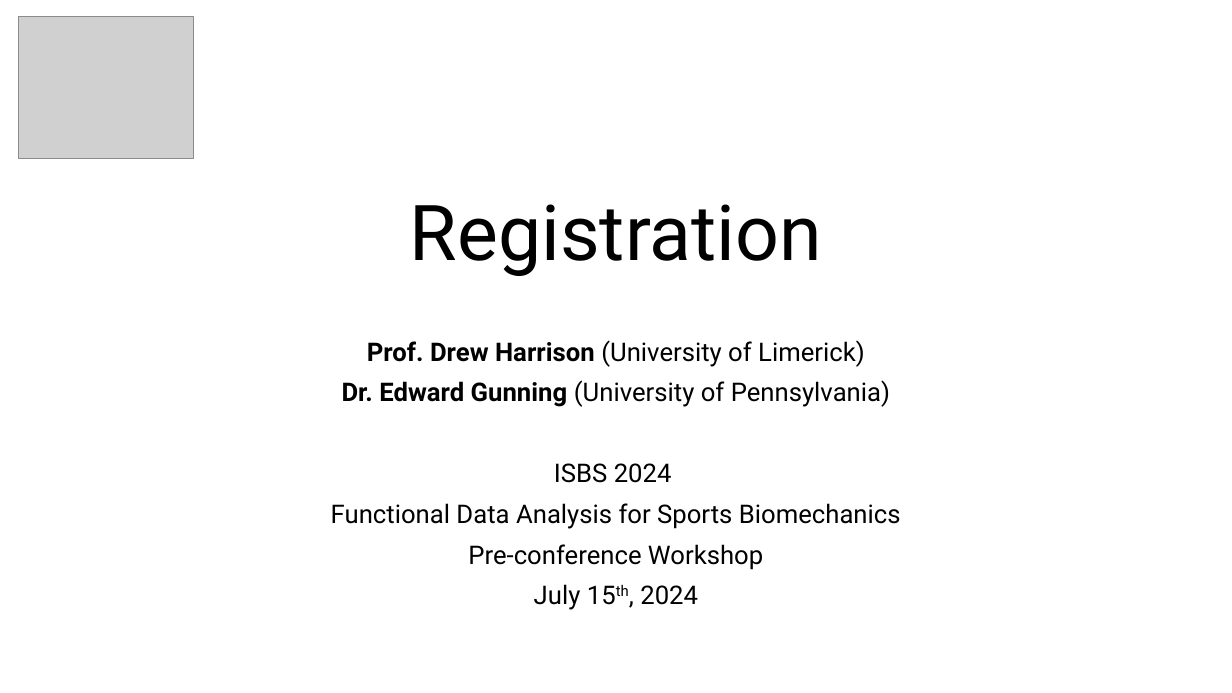
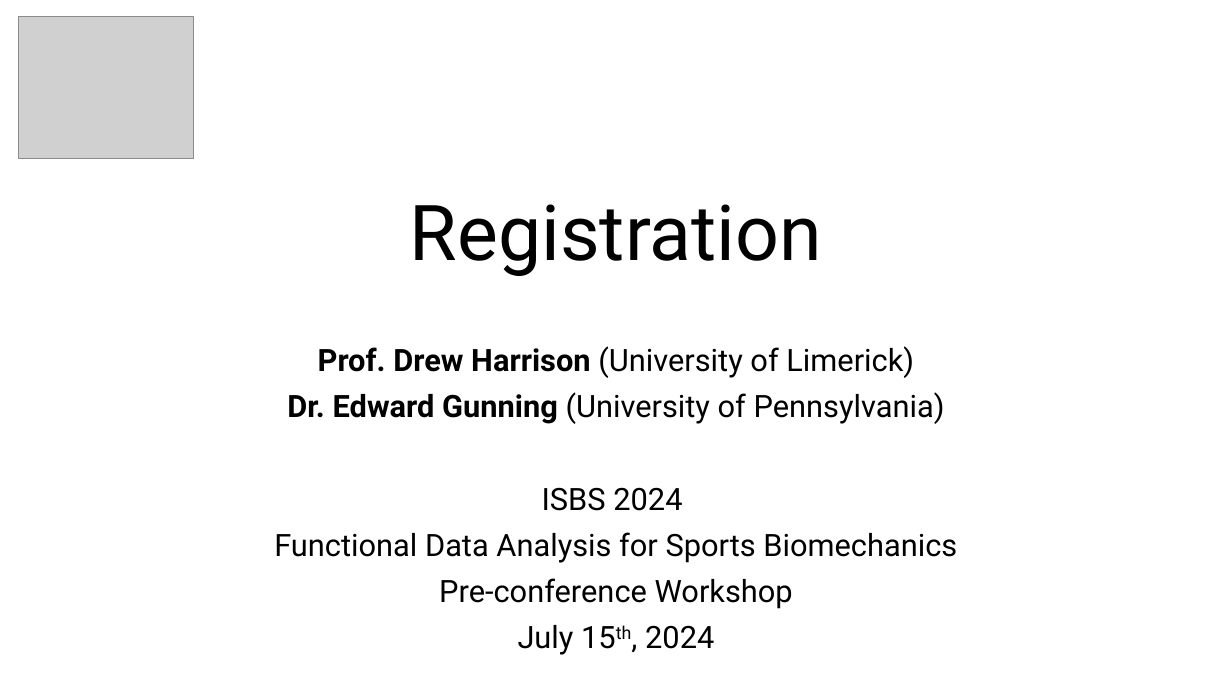
Before and after one commit to edwardgunning/ISBS-Short-Course, a slide deck: slide 1 of slides/03-registration.pptx. Drawn at 1232x693 pixels with LibreOffice and Linux fonts; fonts in the diff are those of the drawing; grey boxes stand for pictures; background and template pictures are left out. Boxes give left, top, right and bottom in pixels: in the first picture for what was removed or moved away, otherwise in the second. Text is boxed around its words. In the diff, an @@ line names an element or a change of style, - is before the commit and + after.

```diff
--- a/slides/03-registration.pptx
+++ b/slides/03-registration.pptx
@@ subtitle "Prof. Drew Harrison (University of ..." at [274,346,957,655]: size 20 to 24 pt @@
```
Also in this commit, not shown: 2 other slides changed, 6 other files.
